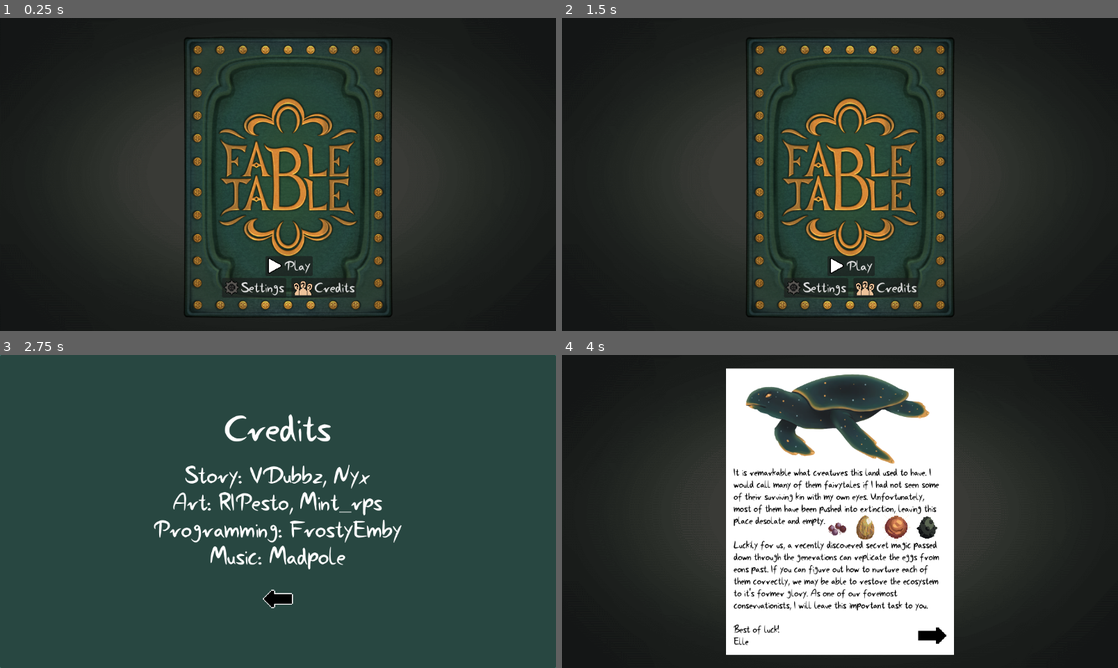
Above: before the commit, frames 1-4 (two rows, left to right).
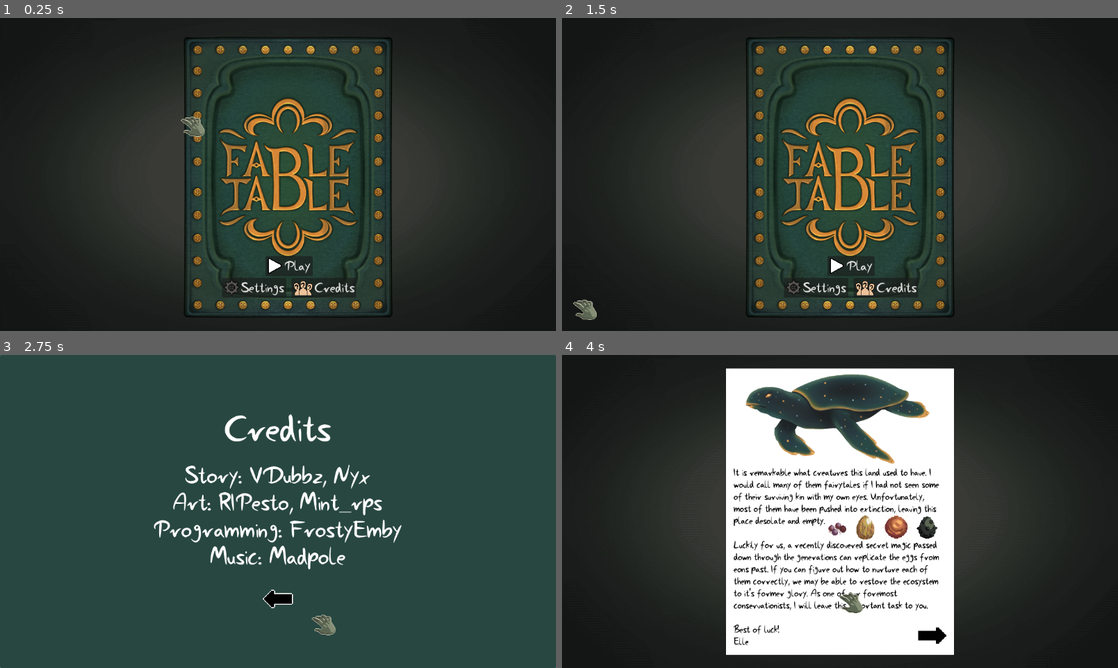
Above: after the commit, the same moments.

Repository: FrostyEmby/cafe-dot-secret-ingredient
Game: Godot game, scene res://scenes/main_menu.tscn
Two runs of this game, one before a commit and one after it. Both use one fixed random seed, a clock stepped at 60 frames per second and the inputs below. Sound files missing from this copy of the repository are replaced by a short silence.
Inputs (mouse positions are in pixels of both pictures, inside the frame that each line leads up to):
- Up to frame 1 (0.25 s): no input
- Up to frame 2 (1.5 s): click "Settings" at 0.5 s; click (584, 309) at 1.25 s
- Up to frame 3 (2.75 s): click "Credits" at 2 s
- Up to frame 4 (4 s): click (840, 599) at 2.75 s; click "Play" at 3.5 s

The runs differ from the first frame. In frame 1, 0.2% of the frame differs, in the area x 32-37%, y 31-38%; in frame 2, 0.2%, in the area x 2-7%, y 90-97%; in frame 3, 0.2%; in frame 4, 0.2%.

Commit message:
add the hand to replace cursor

Diff:
--- a/project.godot
+++ b/project.godot
@@ -30,7 +30,7 @@
 
 [input]
 
-"stop holding"={
+click={
 "deadzone": 0.2,
 "events": [Object(InputEventMouseButton,"resource_local_to_scene":false,"resource_name":"","device":-1,"window_id":0,"a …(253 unchanged characters)…
 ]
--- a/scenes/bestiary.tscn
+++ b/scenes/bestiary.tscn
@@ -671,8 +671,6 @@
 offset_right = 1403.0
 offset_bottom = 508.0
 
-[node name="Hand" parent="." unique_id=612491534 instance=ExtResource("15_vxfeb")]
-
 [node name="Egg-Gen" type="Timer" parent="." unique_id=1303647709]
 wait_time = 10.0
 one_shot = true
@@ -706,6 +704,8 @@
 [node name="Pause" parent="." unique_id=186506773 instance=ExtResource("23_6v5mc")]
 visible = false
 layout_mode = 0
+
+[node name="Hand" parent="." unique_id=612491534 instance=ExtResource("15_vxfeb")]
 
 [connection signal="pressed" from="Left Page/Prev Page" to="." method="_on_prev_page_pressed"]
 [connection signal="pressed" from="Right Page/Next Page" to="." method="_on_next_page_pressed"]
--- a/scenes/credits.tscn
+++ b/scenes/credits.tscn
@@ -5,6 +5,7 @@
 [ext_resource type="AudioStream" uid="uid://cpke8gi8uop4d" path="res://sound/music/Hang on.wav" id="2_2ckv8"]
 [ext_resource type="Texture2D" uid="uid://dubt5x0ntj1od" path="res://art/icons/back.png" id="3_8gwij"]
 [ext_resource type="Texture2D" uid="uid://cxmrv37y2a45a" path="res://art/icons/back-hover.png" id="4_mah5v"]
+[ext_resource type="PackedScene" uid="uid://cifj5iv2if7d4" path="res://scenes/hand.tscn" id="6_mah5v"]
 
 [sub_resource type="LabelSettings" id="LabelSettings_0bpdh"]
 font = ExtResource("2_0ctdu")
@@ -75,5 +76,7 @@
 stream = ExtResource("2_2ckv8")
 autoplay = true
 
+[node name="Hand" parent="." unique_id=612491534 instance=ExtResource("6_mah5v")]
+
 [connection signal="pressed" from="VBoxContainer/CenterContainer/Back Button" to="." method="_on_back_button_pressed"]
 [connection signal="finished" from="Music" to="." method="_on_music_finished"]
--- a/scenes/hand.tscn
+++ b/scenes/hand.tscn
@@ -1,14 +1,30 @@
 [gd_scene format=3 uid="uid://cifj5iv2if7d4"]
 
-[ext_resource type="Texture2D" uid="uid://do4wg3dg05fm3" path="res://art/eggs/egglist85.png" id="1_cmdsa"]
 [ext_resource type="Script" uid="uid://pklua34rgsp2" path="res://scripts/hand.gd" id="2_k7pjy"]
+[ext_resource type="Texture2D" uid="uid://b5wrlpkov5500" path="res://art/icons/handopenLINE.png" id="2_kdemd"]
 [ext_resource type="AudioStream" uid="uid://b1f28fc7xbff5" path="res://sound/sound effects/Place.wav" id="3_k7pjy"]
+[ext_resource type="Texture2D" uid="uid://d1yayfl2ftljv" path="res://art/icons/handclosedLINE.png" id="3_n04oe"]
 [ext_resource type="AudioStream" uid="uid://dbn5ho0rcp2on" path="res://sound/sound effects/Take.wav" id="4_m1v21"]
 
+[sub_resource type="SpriteFrames" id="SpriteFrames_yinqy"]
+animations = [{
+"frames": [{
+"duration": 1.0,
+"texture": ExtResource("2_kdemd")
+}, {
+"duration": 1.0,
+"texture": ExtResource("3_n04oe")
+}],
+"loop": false,
+"name": &"default",
+"speed": 5.0
+}]
+
 [node name="Hand" type="Sprite2D" unique_id=612491534]
-visible = false
-texture = ExtResource("1_cmdsa")
 script = ExtResource("2_k7pjy")
+
+[node name="Grip" type="AnimatedSprite2D" parent="." unique_id=1504781912]
+sprite_frames = SubResource("SpriteFrames_yinqy")
 
 [node name="Place" type="AudioStreamPlayer" parent="." unique_id=1726260940]
 stream = ExtResource("3_k7pjy")
@@ -20,3 +36,6 @@
 [node name="Removal" type="Timer" parent="." unique_id=1280027305]
 wait_time = 0.1
 one_shot = true
+
+[node name="Ungrip" type="Timer" parent="." unique_id=54913448]
+wait_time = 0.1
--- a/scenes/incubator-room.tscn
+++ b/scenes/incubator-room.tscn
@@ -45,8 +45,6 @@
 stream = ExtResource("8_lerr0")
 autoplay = true
 
-[node name="Hand" parent="." unique_id=612491534 instance=ExtResource("8_glcki")]
-
 [node name="Clipboard" parent="." unique_id=2119543535 instance=ExtResource("9_glcki")]
 layout_mode = 0
 offset_left = 1155.0
@@ -58,6 +56,8 @@
 visible = false
 layout_mode = 0
 
+[node name="Hand" parent="." unique_id=612491534 instance=ExtResource("8_glcki")]
+
 [connection signal="hatch_select" from="Incubators" to="Shelf" method="_on_incubators_hatch_select"]
 [connection signal="selection" from="Incubators" to="." method="_on_incubator_selection"]
 [connection signal="selection" from="Shelf" to="." method="_on_egg_selection"]
--- a/scenes/intro.tscn
+++ b/scenes/intro.tscn
@@ -12,6 +12,7 @@
 [ext_resource type="Texture2D" uid="uid://b5g2a561gd3me" path="res://art/final eggs/10 carbunkle egg.png" id="10_xwriy"]
 [ext_resource type="Texture2D" uid="uid://s47o24d782sy" path="res://art/final eggs/12 mach bird egg.png" id="11_m3r7s"]
 [ext_resource type="Texture2D" uid="uid://bja465s46vk8" path="res://art/final eggs/09 tyrian snail egg.png" id="11_u5myo"]
+[ext_resource type="PackedScene" uid="uid://cifj5iv2if7d4" path="res://scenes/hand.tscn" id="13_m3r7s"]
 
 [sub_resource type="LabelSettings" id="LabelSettings_sjfbp"]
 font = ExtResource("5_bu1yb")
@@ -115,5 +116,7 @@
 stream = ExtResource("7_0naf5")
 autoplay = true
 
+[node name="Hand" parent="." unique_id=612491534 instance=ExtResource("13_m3r7s")]
+
 [connection signal="pressed" from="Page/Next" to="." method="_on_next_pressed"]
 [connection signal="finished" from="Music" to="." method="_on_music_finished"]
--- a/scenes/main_menu.tscn
+++ b/scenes/main_menu.tscn
@@ -8,6 +8,7 @@
 [ext_resource type="Texture2D" uid="uid://cgn6g6ykgffnx" path="res://art/icons/gear.png" id="4_oa1go"]
 [ext_resource type="Texture2D" uid="uid://b6mh3wjq2rely" path="res://art/icons/who.png" id="5_oa1go"]
 [ext_resource type="AudioStream" uid="uid://ct3ff1chu1rmr" path="res://sound/music/Calm entry.wav" id="6_rtw2f"]
+[ext_resource type="PackedScene" uid="uid://cifj5iv2if7d4" path="res://scenes/hand.tscn" id="9_jk1qb"]
 
 [sub_resource type="StyleBoxEmpty" id="StyleBoxEmpty_tbmy8"]
 
@@ -83,6 +84,8 @@
 autoplay = true
 mix_target = 1
 
+[node name="Hand" parent="." unique_id=612491534 instance=ExtResource("9_jk1qb")]
+
 [connection signal="pressed" from="PanelContainer/VBoxContainer/Play" to="." method="_on_play_pressed"]
 [connection signal="pressed" from="PanelContainer/VBoxContainer/HBoxContainer/Settings" to="." method="_on_settings_pressed"]
 [connection signal="pressed" from="PanelContainer/VBoxContainer/HBoxContainer/Credits" to="." method="_on_credits_pressed"]
--- a/scenes/nest-room.tscn
+++ b/scenes/nest-room.tscn
@@ -56,8 +56,6 @@
 offset_left = 852.0
 offset_right = 1152.0
 
-[node name="Hand" parent="." unique_id=612491534 instance=ExtResource("9_q3q7q")]
-
 [node name="Music" type="AudioStreamPlayer" parent="." unique_id=359384145]
 stream = ExtResource("8_t5fqd")
 autoplay = true
@@ -73,6 +71,8 @@
 visible = false
 layout_mode = 0
 
+[node name="Hand" parent="." unique_id=612491534 instance=ExtResource("9_q3q7q")]
+
 [connection signal="selection" from="Nest1" to="." method="_on_nest_selection"]
 [connection signal="selection" from="Nest2" to="." method="_on_nest_2_selection"]
 [connection signal="selection" from="Nest3" to="." method="_on_nest_3_selection"]
--- a/scenes/settings-in-game.tscn
+++ b/scenes/settings-in-game.tscn
@@ -7,6 +7,7 @@
 [ext_resource type="Texture2D" uid="uid://dubt5x0ntj1od" path="res://art/icons/back.png" id="5_4hre1"]
 [ext_resource type="PackedScene" uid="uid://bijfo0tkv3b3j" path="res://scenes/egg_gen.tscn" id="5_enrh5"]
 [ext_resource type="Texture2D" uid="uid://cxmrv37y2a45a" path="res://art/icons/back-hover.png" id="6_enrh5"]
+[ext_resource type="PackedScene" uid="uid://cifj5iv2if7d4" path="res://scenes/hand.tscn" id="8_4hre1"]
 
 [sub_resource type="LabelSettings" id="LabelSettings_36l1p"]
 font = ExtResource("2_tiumm")
@@ -139,6 +140,8 @@
 
 [node name="Egg-Gen" parent="." unique_id=565685724 instance=ExtResource("5_enrh5")]
 
+[node name="Hand" parent="." unique_id=612491534 instance=ExtResource("8_4hre1")]
+
 [connection signal="value_changed" from="PanelContainer/MarginContainer/GridContainer/Music Volume" to="." method="_on_master_volume_value_changed"]
 [connection signal="value_changed" from="PanelContainer/MarginContainer/GridContainer/Sound Volume" to="." method="_on_sound_volume_value_changed"]
 [connection signal="item_selected" from="PanelContainer/MarginContainer/GridContainer/Display Options" to="." method="_on_display_options_item_selected"]
--- a/scenes/settings.tscn
+++ b/scenes/settings.tscn
@@ -6,6 +6,7 @@
 [ext_resource type="Texture2D" uid="uid://dubt5x0ntj1od" path="res://art/icons/back.png" id="3_6wm04"]
 [ext_resource type="AudioStream" uid="uid://cpke8gi8uop4d" path="res://sound/music/Hang on.wav" id="6_gis3k"]
 [ext_resource type="Texture2D" uid="uid://cxmrv37y2a45a" path="res://art/icons/back-hover.png" id="6_gjs24"]
+[ext_resource type="PackedScene" uid="uid://cifj5iv2if7d4" path="res://scenes/hand.tscn" id="7_83j8s"]
 
 [sub_resource type="LabelSettings" id="LabelSettings_36l1p"]
 font = ExtResource("2_83j8s")
@@ -130,6 +131,8 @@
 stream = ExtResource("6_gis3k")
 autoplay = true
 
+[node name="Hand" parent="." unique_id=612491534 instance=ExtResource("7_83j8s")]
+
 [connection signal="value_changed" from="PanelContainer/MarginContainer/GridContainer/Music Volume" to="." method="_on_master_volume_value_changed"]
 [connection signal="value_changed" from="PanelContainer/MarginContainer/GridContainer/Sound Volume" to="." method="_on_sound_volume_value_changed"]
 [connection signal="item_selected" from="PanelContainer/MarginContainer/GridContainer/Display Options" to="." method="_on_display_options_item_selected"]
--- a/scenes/terrarium.tscn
+++ b/scenes/terrarium.tscn
@@ -409,8 +409,6 @@
 offset_right = 1407.0
 offset_bottom = 506.0
 
-[node name="Hand" parent="." unique_id=612491534 instance=ExtResource("20_skqsh")]
-
 [node name="Egg-Gen" parent="." unique_id=240887351 instance=ExtResource("22_skqsh")]
 
 [node name="Music" type="AudioStreamPlayer" parent="." unique_id=1688681329]
@@ -420,6 +418,8 @@
 [node name="Pause" parent="." unique_id=186506773 instance=ExtResource("24_6104g")]
 visible = false
 layout_mode = 0
+
+[node name="Hand" parent="." unique_id=612491534 instance=ExtResource("20_skqsh")]
 
 [connection signal="selection" from="Shelf" to="." method="_on_egg_shelf_selection"]
 [connection signal="selection" from="Snow" to="." method="_on_snow_selection"]
--- a/scripts/hand.gd
+++ b/scripts/hand.gd
@@ -8,8 +8,10 @@
 
 #TODO: make this the hub for matching between the shelf and everything else
 
-func _init():
-	visible = false
+func _ready():
+	Input.mouse_mode = Input.MOUSE_MODE_HIDDEN # hides mouse. This is your mouse now
+	$Grip.frame = 0
+	texture = null
 	active = false
 
 
@@ -25,16 +27,17 @@
 
 func hold(held_creature : Egg):
 	holding.emit(held_creature)
+	$Grip.frame = 1
 	creature = held_creature
 	texture = _get_appearance()
-	visible = true
 	active = true
 	#$Take.play() need to remove from shelf first
 
 
 func release():
 	releasing.emit(creature)
-	visible = false
+	$Grip.frame = 0
+	texture = null
 	active = false
 	$Place.play()
 
@@ -45,9 +48,19 @@
 	$Removal.start(.1)
 	await $Removal.timeout
 	if active: # removes egg if release() does not get pressed
-		visible = false
+		$Grip.frame = 0
+		texture = null
 		active = false
 		creature.visible = true # since creature is copied, makes it visible where it came from
+
+
+# extra visual for clicks
+func _grip_ungrip():
+	$Grip.frame = 1
+	$Ungrip.start()
+	await $Ungrip.timeout
+	if not active:
+		$Grip.frame = 0
 
 
 # TODO: if pressed outside of area like hachery or terrarium, return to initial spot
@@ -55,5 +68,7 @@
 	global_position = get_global_mouse_position()
 
 	# removes and returns item if release() doesn't happen first
-	if active and Input.is_action_pressed("stop holding"):
+	if active and Input.is_action_pressed("click"):
 		_outside_press()
+	elif not active and Input.is_action_pressed("click"):
+		_grip_ungrip()
--- a/scripts/incubator-room.gd
+++ b/scripts/incubator-room.gd
@@ -26,11 +26,12 @@
 
 
 func _on_egg_selection(egg: Egg) -> void:
-	egg_match = egg
-	egg_selected = true
-	egg.change_visibility(false)
-	#egg.visible = false
-	$Hand.hold(egg)
+	if not egg.info.hatched: # make sure baby creatures are not selected
+		egg_match = egg
+		egg_selected = true
+		egg.change_visibility(false)
+		#egg.visible = false
+		$Hand.hold(egg)
 
 
 # selection only goes one way, because egg -> hatchery
Binary file added: art/icons/handclosedLINE.png
Not shown, added: art/icons/handclosedLINE.png.import
Binary file added: art/icons/handopenLINE.png
Not shown, added: art/icons/handopenLINE.png.import
